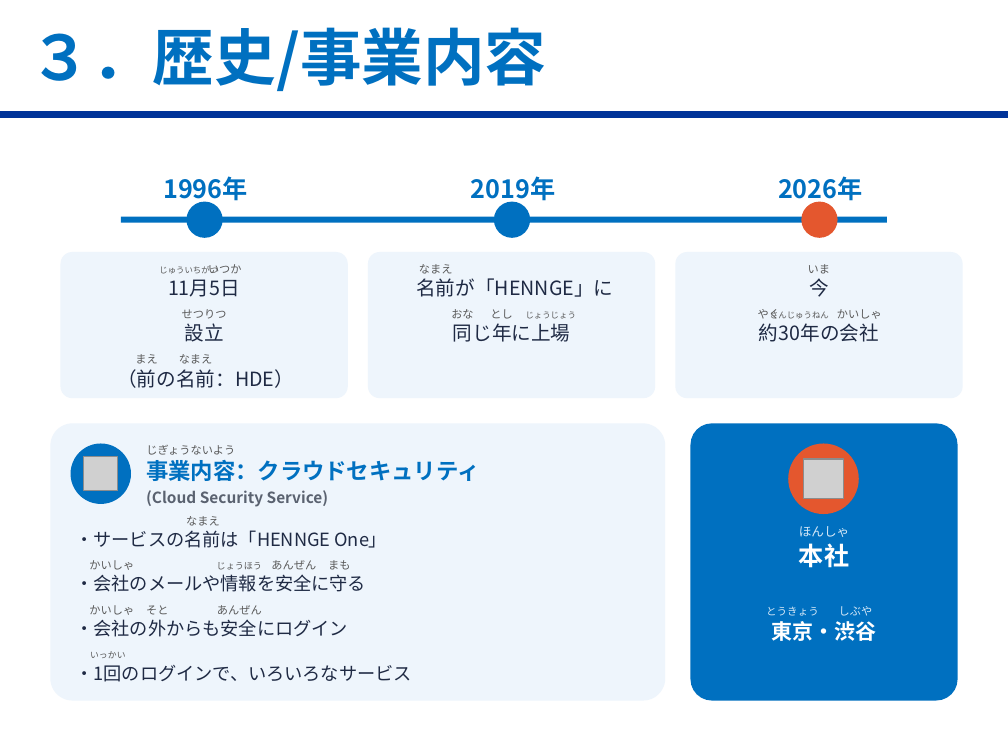
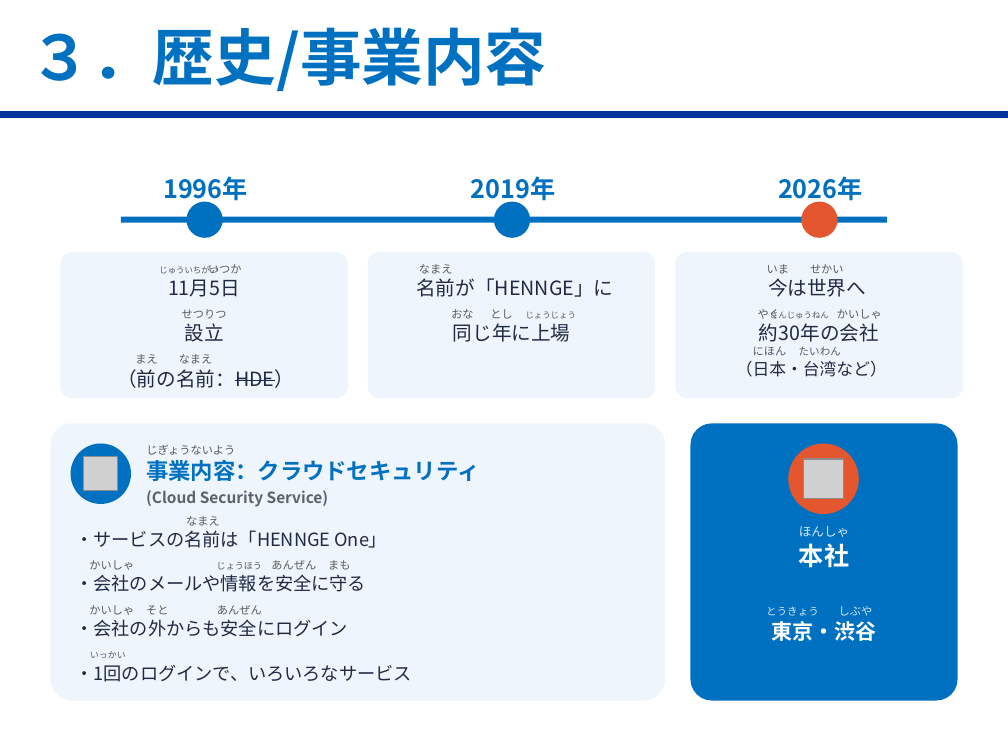
Before and after one commit to ramazandogna/pixel-powerpoint, a slide deck: slide 4 of deliverables/企業研究_HENNGE_第1回-1.pptx. Drawn at 1008x756 pixels with LibreOffice and Linux fonts; fonts in the diff are those of the drawing; grey boxes stand for pictures; background and template pictures are left out. Boxes give left, top, right and bottom in pixels: in the first picture for what was removed or moved away, otherwise in the second. Text is boxed around its words. In the diff, an @@ line names an element or a change of style, - is before the commit and + after.

```diff
--- a/deliverables/企業研究_HENNGE_第1回-1.pptx
+++ b/deliverables/企業研究_HENNGE_第1回-1.pptx
@@ text "いま": place and size @@
-text "いま" at <box>808,264,830,274</box>
+text "いま" at <box>767,264,789,274</box>
@@ text added at <box>810,264,844,274</box>, 8 pt, text #595959 @@
+せかい
@@ text added at <box>768,278,866,297</box>, 14 pt, text #1F2A44 @@
+今は世界へ
@@ text removed at <box>809,278,829,297</box> @@
-今
@@ text added at <box>753,346,787,356</box>, 8 pt, text #595959 @@
+にほん
@@ text added at <box>799,346,841,356</box>, 7.5 pt, text #595959 @@
+たいわん
@@ text "（前の名前：HDE）" at <box>117,369,294,388</box>: strikethrough on in "（前の名前：HDE）" @@
@@ text added at <box>736,361,887,377</box>, 12 pt, text #1F2A44 @@
+（日本・台湾など）
```
Also in this commit, not shown: 2 other slides changed, 27 other files.
